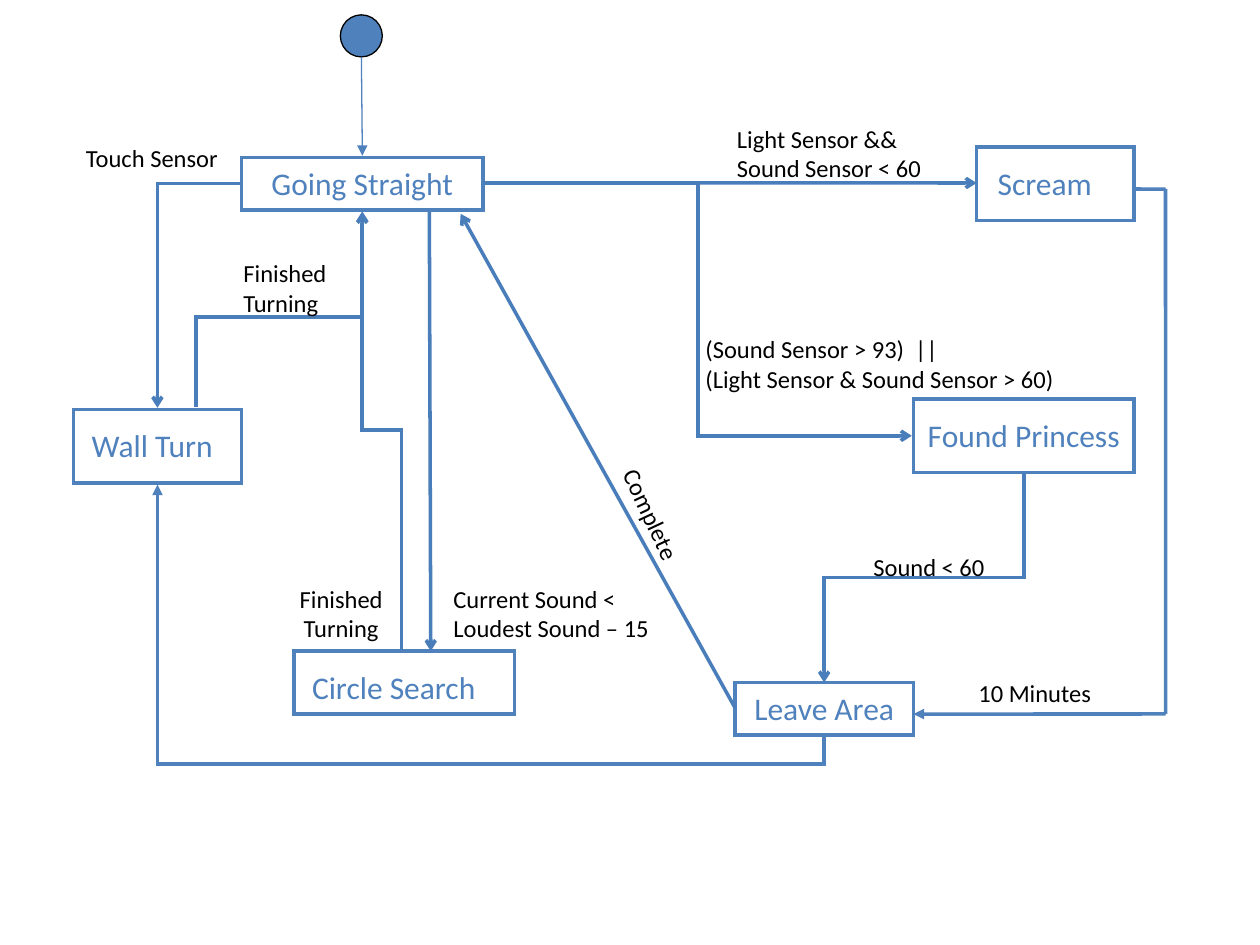
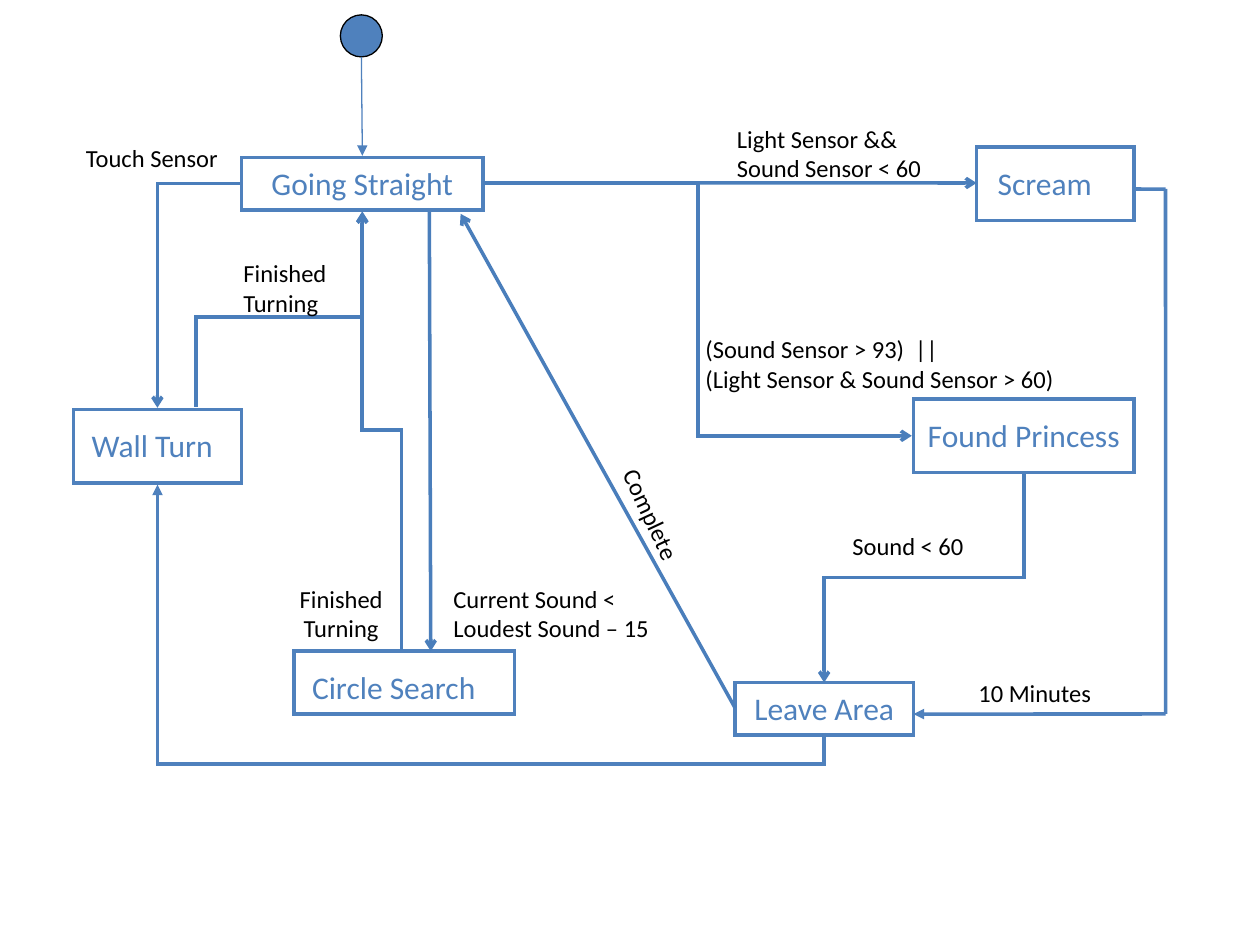
Before and after one commit to andrewzaldivar/psych268r-finalproject-spr10, a slide deck: slide 1 of State Diagram.ppt. Drawn at 1260x945 pixels with LibreOffice and Linux fonts; fonts in the diff are those of the drawing. Boxes give left, top, right and bottom in pixels: in the first picture for what was removed or moved away, otherwise in the second. Text is boxed around its words. In the diff, an @@ line names an element or a change of style, - is before the commit and + after.

```diff
--- a/State Diagram.ppt
+++ b/State Diagram.ppt
@@ text "Sound < 60": place and size @@
-text "Sound < 60" at [873,559,984,579]
+text "Sound < 60" at [852,538,963,556]
```
Also in this commit, not shown: 1 other file.
